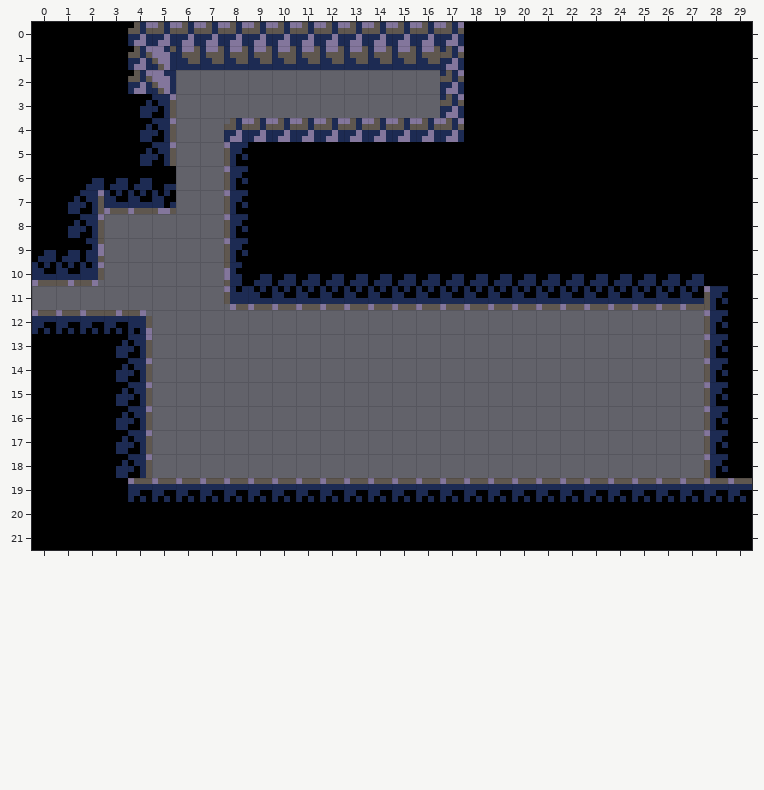
Tiled map: data/maps/testroom1.tmx. This is how it looked before the edit.
Cells are 8x8 px. Shown: x 0..29, y 0..21.
After:
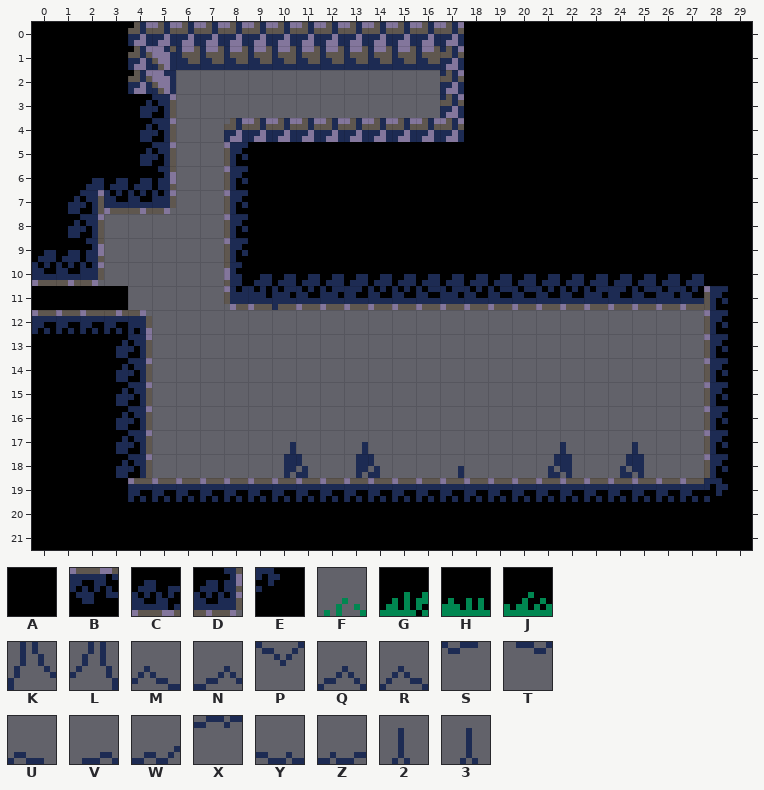
Key: from "tileset": A 0, B 1, C 1 flipped up-down, D 3 flipped up-down, E 4 flipped left-right, F 42 "decor", G 49 "decor", H 50 "decor", J 51 "decor", K 64 flipped up-down "decor", L 64 turned 180 "decor", M 65 flipped up-down "decor", N 65 turned 180 "decor", P 66 "decor", Q 66 flipped up-down "decor", R 66 turned 180 "decor", S 67 "decor", T 67 flipped left-right "decor", U 67 flipped up-down "decor", V 67 turned 180 "decor", W 68 flipped up-down "decor", X 69 "decor", Y 69 flipped up-down "decor", Z 69 turned 180 "decor", 2 80 flipped up-down "decor", 3 80 turned 180 "decor".
_ is an empty cell.
The edit:
Layer "Tiles":
y 7: x 4 C -> D
y 12: x 0..3 ____ -> GHJF; x 9 _ -> P; x 12 _ -> S; x 16 _ -> T; x 19 _ -> X; x 23 _ -> S; x 25 _ -> T
y 18: x 10 _ -> 2; x 13 _ -> 2; x 21 _ -> 3; x 24 _ -> 3
y 19: x 9..14 ______ -> YKMVKM; x 16..17 __ -> Q2; x 20..25 ______ -> NLRZLU; x 27 _ -> W
y 20: x 28..29 BB -> EA
